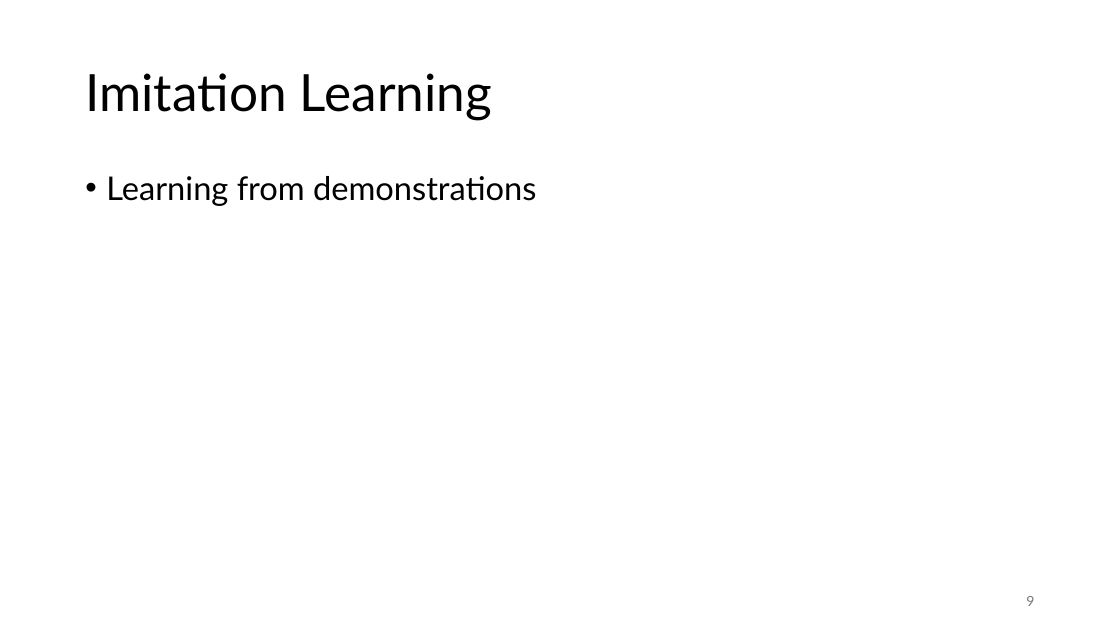
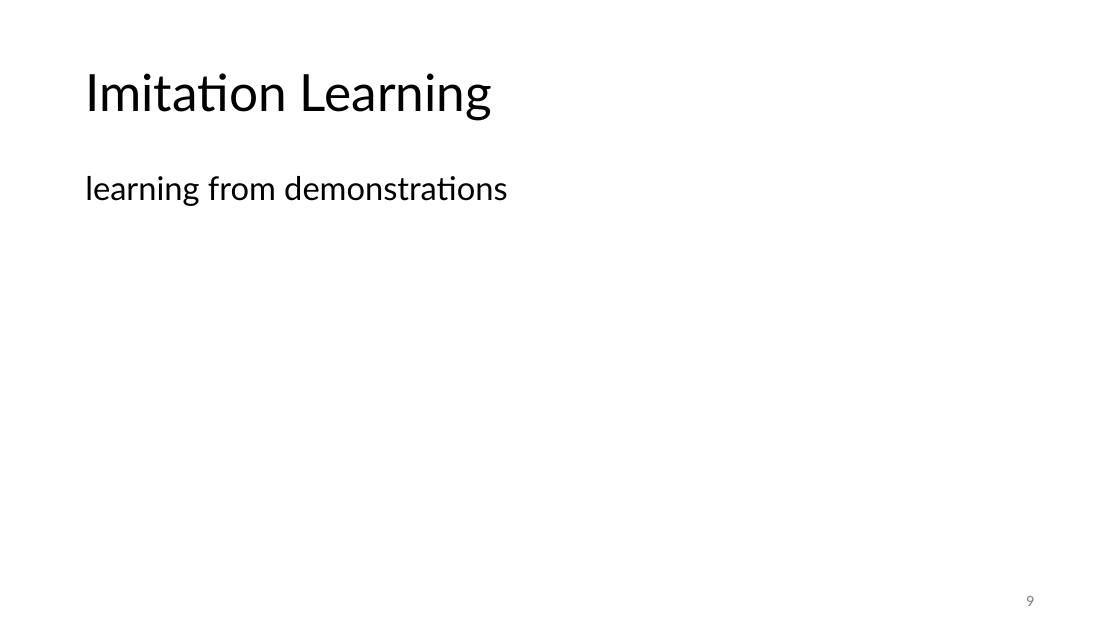
Before and after one commit to FelixWick/reinforcement_learning, a slide deck: slide 9 of slides/5_advanced.pptx. Drawn at 1120x630 pixels with LibreOffice and Linux fonts; fonts in the diff are those of the drawing. Boxes give left, top, right and bottom in pixels: in the first picture for what was removed or moved away, otherwise in the second. Text is boxed around its words. In the diff, an @@ line names an element or a change of style, - is before the commit and + after.

```diff
--- a/slides/5_advanced.pptx
+++ b/slides/5_advanced.pptx
@@ text at bbox=[85, 176, 507, 206]: text changed @@
-• Learning from demonstrations
+learning from demonstrations
```
Also in this commit, not shown: 11 other slides changed, 1 slide removed.
